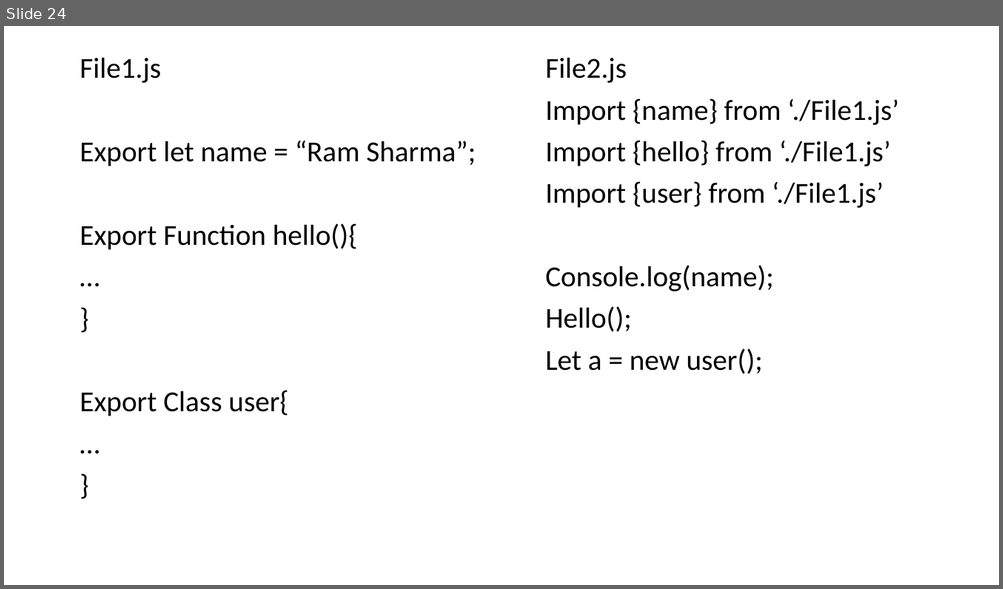
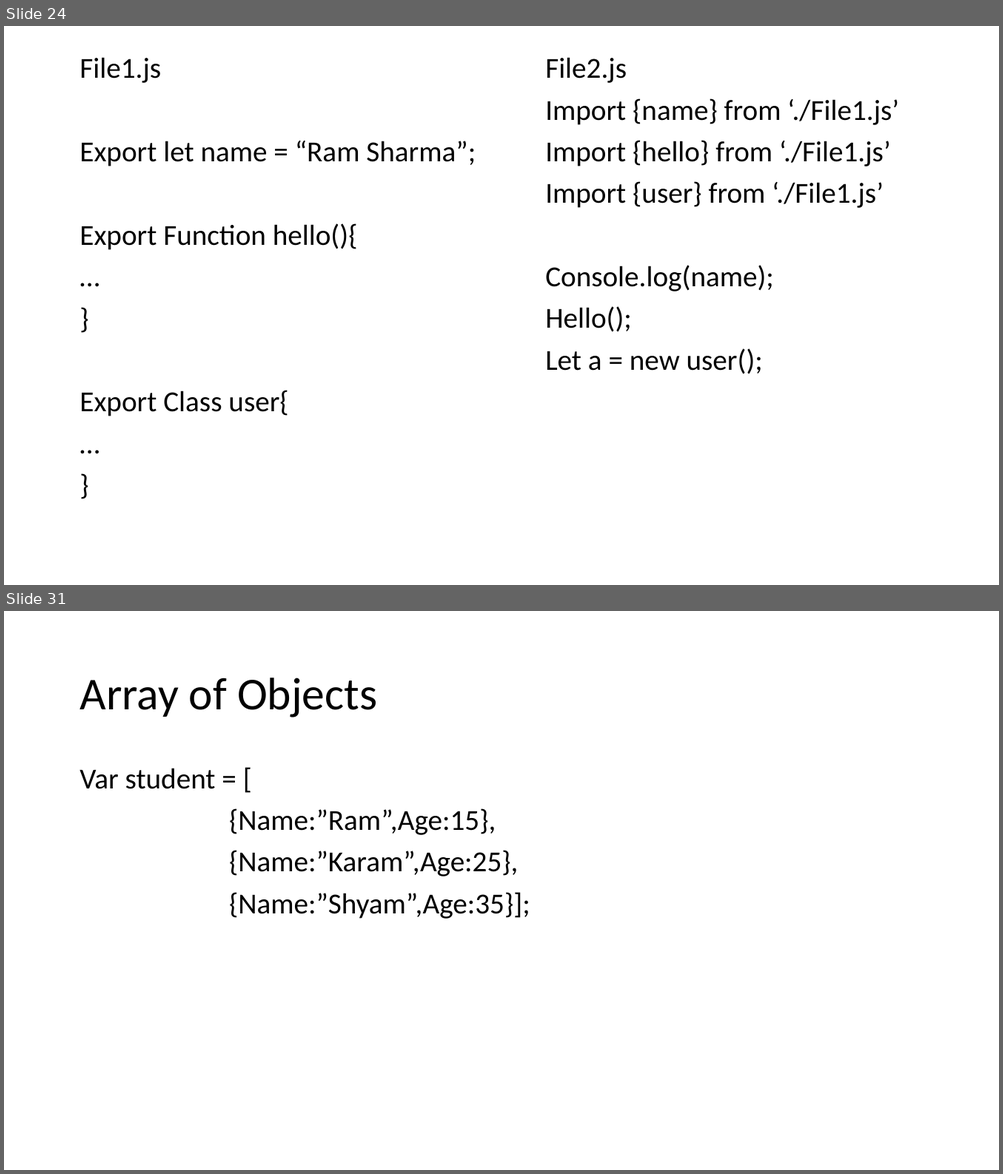
Before and after one commit to PiyushChaturvedii/Batch04, a slide deck: AdvanceJavaScript.pptx. Shown one above the other, each under a label of ours: slide 24 before the commit, slides 24 and 31 after it; the slides between them are not shown. The pictures are 1003x589 and 1003x1174 pixels, drawn with LibreOffice and Linux fonts; fonts in the diff are those of the drawing. Boxes give left, top, right and bottom in pixels: in the first picture for what was removed or moved away, otherwise in the second. Text is boxed around its words. In the diff, an @@ line names an element or a change of style, - is before the commit and + after.

```diff
--- a/AdvanceJavaScript.pptx
+++ b/AdvanceJavaScript.pptx
@@ slide 31 added at (4, 611, 999, 1170), background #FFFFFF @@
@@ title added at (79, 678, 377, 718), 44 pt, text #000000 @@
+Array of Objects
@@ text added at (79, 768, 530, 919), 28 pt, text #000000 @@
+Var student = [
+{Name:”Ram”,Age:15},
+{Name:”Karam”,Age:25},
+{Name:”Shyam”,Age:35}];
```
Also in this commit, not shown: 9 other slides added, 8 other files.
